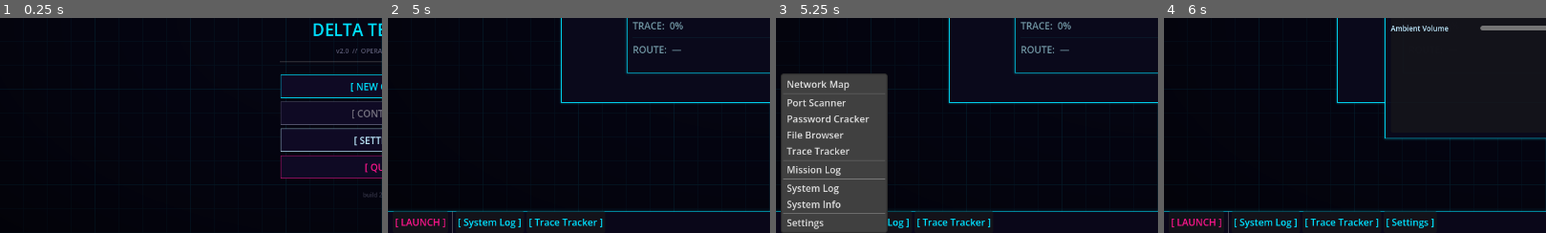
Above: before the commit, frames 1-4 (left to right).
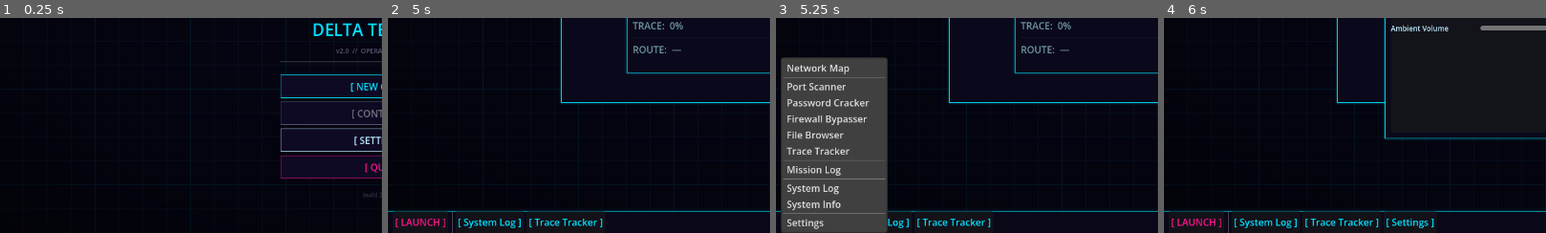
Above: after the commit, the same moments.

Repository: Sub-Xaero/Delta-Terminal-v2
Game: Godot game, scene res://scenes/main_menu.tscn
Same seed, same stepped clock (60 frames per second), same inputs: the game is played once before the commit and once after it.
Inputs (mouse positions are % of the whole screen's width and height, from its top left):
- Up to frame 1 (0.25 s): no input
- Up to frame 2 (5 s): click "[ NEW GAME ]" at 0.5 s; click (50, 69) at 1.27 s; type "12" at 1.35 s; click "[ CONFIRM ]" at 2 s; move the mouse to (72, 45) at 2.77 s; click (72, 45) at 2.92 s; tap Enter at 3.5 s; drag from (30, 55) to (45, 70) at 3.52 s; tap Space at 4.25 s; move the mouse to (60, 28) at 4.27 s; click (60, 28) at 4.42 s
- Up to frame 3 (5.25 s): click "[ LAUNCH ]" at 5 s
- Up to frame 4 (6 s): click "[ LAUNCH ]" at 5.75 s
The pictures show only the part of the screen within x 0-50%, y 50-100%; the shares and areas given below are measured in that part.

Frames 1-2 are identical in both runs. In frame 3, 3.4% of the frame differs, in the area x 1-30%, y 18-50%; in frame 4, nothing differs.

Commit message:
Add Firewall Bypasser tool (#13)
Implements two-phase breach mechanic: nodes with security >= 3 now require firewall bypass before password cracking. Adds dedicated probe animation, separate trace with faster rate, and firewall_bypassed signal to unlock password cracker once successful.

Diff:
--- a/scenes/desktop/desktop.gd
+++ b/scenes/desktop/desktop.gd
@@ -5,7 +5,8 @@
 
 const SystemLogScene       := preload("res://scenes/tools/system_log.tscn")
 const NetworkMapScene      := preload("res://scenes/tools/network_map.tscn")
-const PasswordCrackerScene := preload("res://scenes/tools/password_cracker.tscn")
+const PasswordCrackerScene  := preload("res://scenes/tools/password_cracker.tscn")
+const FirewallBypasserScene := preload("res://scenes/tools/firewall_bypasser.tscn")
 const PortScannerScene     := preload("res://scenes/tools/port_scanner.tscn")
 const TraceTrackerScene    := preload("res://scenes/tools/trace_tracker.tscn")
 const MissionLogScene      := preload("res://scenes/tools/mission_log.tscn")
@@ -40,6 +41,7 @@
 	context_menu.add_separator()
 	context_menu.add_item("Port Scanner", 5)
 	context_menu.add_item("Password Cracker", 1)
+	context_menu.add_item("Firewall Bypasser", 9)
 	context_menu.add_item("File Browser", 7)
 	context_menu.add_item("Trace Tracker", 2)
 	context_menu.add_separator()
@@ -91,6 +93,8 @@
 			window_manager.spawn_tool_window(MissionLogScene, "Mission Log")
 		7:
 			window_manager.spawn_tool_window(FileBrowserScene, "File Browser")
+		9:
+			window_manager.spawn_tool_window(FirewallBypasserScene, "Firewall Bypasser")
 		4:
 			var handle: String = GameManager.player_data.get("handle", "ghost")
 			EventBus.log_message.emit(
--- /dev/null
+++ b/scenes/tools/firewall_bypasser.gd
@@ -0,0 +1,221 @@
+class_name FirewallBypasser
+extends ToolWindow
+## Firewall bypass tool. Required before the Password Cracker on hardened nodes
+## (security >= 3). Runs a probe animation and a dedicated trace — trace advances
+## faster here than during cracking to add pressure. On success the node is added
+## to NetworkSim.bypassed_nodes, unlocking the Password Cracker.
+
+enum State { IDLE, NO_FIREWALL, READY, BYPASSING, SUCCESS, FAILED }
+
+const RULE_CHARS := "0123456789ABCDEF"
+const PROBE_COLS := 8
+const PROBE_ROWS := 3
+
+# ── Node refs ──────────────────────────────────────────────────────────────────
+@onready var status_label: Label         = $ContentArea/Margin/VBox/StatusLabel
+@onready var rule_grid:    RichTextLabel = $ContentArea/Margin/VBox/ProbePanel/ProbeMargin/RuleGrid
+@onready var bypass_pct:   Label         = $ContentArea/Margin/VBox/BypassPct
+@onready var bypass_bar:   ProgressBar   = $ContentArea/Margin/VBox/BypassBar
+@onready var action_btn:   Button        = $ContentArea/Margin/VBox/ActionBtn
+
+# ── State ──────────────────────────────────────────────────────────────────────
+var _state:            State = State.IDLE
+var _bypass_progress:  float = 0.0
+var _bypass_duration:  float = 0.0
+var _bypass_elapsed:   float = 0.0
+
+
+func _ready() -> void:
+	super._ready()
+	EventBus.network_connected.connect(_on_network_connected)
+	EventBus.network_disconnected.connect(_on_network_disconnected)
+	EventBus.trace_completed.connect(_on_trace_completed)
+	action_btn.pressed.connect(_on_action_pressed)
+	_setup_theme()
+	if NetworkSim.is_connected:
+		_on_network_connected(NetworkSim.connected_node_id)
+	else:
+		_update_ui()
+
+
+func _process(delta: float) -> void:
+	_update_rule_grid()
+	if _state != State.BYPASSING:
+		return
+	_bypass_elapsed   += delta
+	_bypass_progress   = minf(_bypass_elapsed / _bypass_duration, 1.0)
+	bypass_bar.value   = _bypass_progress * 100.0
+	bypass_pct.text    = "BYPASS:  %d%%" % roundi(_bypass_progress * 100.0)
+	if _bypass_progress >= 1.0:
+		_on_bypass_complete()
+
+
+# ── Rule grid animation ─────────────────────────────────────────────────────────
+# Bypassed rules: cyan.  Active probe rule: flashing amber.  Pending: dark/muted.
+
+func _update_rule_grid() -> void:
+	var total:      int = PROBE_COLS * PROBE_ROWS
+	var locked_cnt: int = int(_bypass_progress * float(total))
+	var t:          int = Time.get_ticks_msec()
+	var bb := ""
+	for i in total:
+		if i > 0 and i % PROBE_COLS == 0:
+			bb += "\n"
+		var ch: String
+		if i < locked_cnt:
+			# Bypassed rule — locked cyan
+			ch = RULE_CHARS[(i * 7 + 13) % RULE_CHARS.length()]
+			bb += "[color=#00E1FF]" + ch + "[/color] "
+		elif i == locked_cnt and _state == State.BYPASSING:
+			# Active probe — flashing amber
+			var flash: bool = (t / 150) % 2 == 0
+			ch = RULE_CHARS[(t / 60 + i * 5) % RULE_CHARS.length()]
+			var col: String = "#FFBF00" if flash else "#FF1580"
+			bb += "[color=" + col + "]" + ch + "[/color] "
+		else:
+			# Pending rule — dark muted
+			ch = RULE_CHARS[(t / 100 + i * 3) % RULE_CHARS.length()]
+			bb += "[color=#1A0D26]" + ch + "[/color] "
+	rule_grid.text = bb
+
+
+# ── Actions ─────────────────────────────────────────────────────────────────────
+
+func _on_action_pressed() -> void:
+	match _state:
+		State.READY:    _start_bypass()
+		State.BYPASSING: _abort_bypass()
+
+
+func _start_bypass() -> void:
+	var data:     Dictionary = NetworkSim.get_node_data(NetworkSim.connected_node_id)
+	var security: int        = data.get("security", 1)
+	_bypass_duration  = _bypass_time(security)
+	_bypass_elapsed   = 0.0
+	_bypass_progress  = 0.0
+	_state = State.BYPASSING
+	NetworkSim.start_trace(_trace_time(security))
+	EventBus.log_message.emit(
+		"Firewall probe initiated on %s" % data.get("ip", "?"), "warn"
+	)
+	_update_ui()
+
+
+func _abort_bypass() -> void:
+	_state           = State.READY
+	_bypass_progress = 0.0
+	_bypass_elapsed  = 0.0
+	bypass_bar.value = 0.0
+	bypass_pct.text  = "BYPASS:  0%"
+	EventBus.log_message.emit("Bypass aborted.", "warn")
+	_update_ui()
+
+
+func _on_bypass_complete() -> void:
+	_state = State.SUCCESS
+	var node_id := NetworkSim.connected_node_id
+	NetworkSim.bypass_node(node_id)
+	EventBus.tool_task_completed.emit("firewall_bypasser", node_id, true)
+	_update_ui()
+
+
+# ── EventBus handlers ───────────────────────────────────────────────────────────
+
+func _on_network_connected(node_id: String) -> void:
+	_bypass_progress = 0.0
+	_bypass_elapsed  = 0.0
+	bypass_bar.value = 0.0
+	if not NetworkSim.node_requires_bypass(node_id):
+		_state = State.NO_FIREWALL
+	elif node_id in NetworkSim.bypassed_nodes:
+		_state = State.SUCCESS
+	else:
+		_state = State.READY
+	_update_ui()
+
+
+func _on_network_disconnected() -> void:
+	_state           = State.IDLE
+	_bypass_progress = 0.0
+	_bypass_elapsed  = 0.0
+	bypass_bar.value = 0.0
+	bypass_pct.text  = "BYPASS:  0%"
+	_update_ui()
+
+
+func _on_trace_completed() -> void:
+	if _state != State.BYPASSING:
+		return
+	_state = State.FAILED
+	EventBus.log_message.emit("Trace complete — firewall locked out connection.", "error")
+	NetworkSim.disconnect_from_node()
+	_update_ui()
+
+
+# ── UI update ───────────────────────────────────────────────────────────────────
+
+func _update_ui() -> void:
+	match _state:
+		State.IDLE:
+			status_label.text = "NO ACTIVE CONNECTION"
+			status_label.add_theme_color_override("font_color", Color(0.35, 0.35, 0.45))
+			action_btn.text     = "INITIATE BYPASS"
+			action_btn.disabled = true
+		State.NO_FIREWALL:
+			var data: Dictionary = NetworkSim.get_node_data(NetworkSim.connected_node_id)
+			status_label.text = "NO FIREWALL DETECTED:  %s" % data.get("ip", "?")
+			status_label.add_theme_color_override("font_color", Color(0.75, 0.92, 1.0))
+			action_btn.text     = "NOT REQUIRED"
+			action_btn.disabled = true
+		State.READY:
+			var data: Dictionary = NetworkSim.get_node_data(NetworkSim.connected_node_id)
+			status_label.text = "FIREWALL ACTIVE:  %s  —  %s" % [
+				data.get("ip", "?"), data.get("name", "?")
+			]
+			status_label.add_theme_color_override("font_color", Color(1.0, 0.75, 0.0))
+			action_btn.text     = "INITIATE BYPASS"
+			action_btn.disabled = false
+		State.BYPASSING:
+			action_btn.text     = "ABORT"
+			action_btn.disabled = false
+		State.SUCCESS:
+			var data: Dictionary = NetworkSim.get_node_data(NetworkSim.connected_node_id)
+			status_label.text = "FIREWALL BYPASSED:  %s" % data.get("ip", "?")
+			status_label.add_theme_color_override("font_color", Color(0.0, 0.88, 1.0))
+			action_btn.text     = "ALREADY BYPASSED"
+			action_btn.disabled = true
+		State.FAILED:
+			status_label.text = "TRACE COMPLETE — DISCONNECTED"
+			status_label.add_theme_color_override("font_color", Color(1.0, 0.08, 0.55))
+			action_btn.text     = "INITIATE BYPASS"
+			action_btn.disabled = true
+
+
+# ── Theme ───────────────────────────────────────────────────────────────────────
+
+func _setup_theme() -> void:
+	var bypass_fill := StyleBoxFlat.new()
+	bypass_fill.bg_color = Color(1.0, 0.75, 0.0)
+	bypass_bar.add_theme_stylebox_override("fill", bypass_fill)
+	var bypass_bg := StyleBoxFlat.new()
+	bypass_bg.bg_color = Color(0.08, 0.06, 0.02)
+	bypass_bar.add_theme_stylebox_override("background", bypass_bg)
+
+	var panel_style := StyleBoxFlat.new()
+	panel_style.bg_color = Color(0.05, 0.02, 0.08)
+	panel_style.border_color = Color(1.0, 0.08, 0.55)
+	panel_style.set_border_width_all(1)
+	($ContentArea/Margin/VBox/ProbePanel as PanelContainer).add_theme_stylebox_override(
+		"panel", panel_style
+	)
+
+	bypass_pct.add_theme_color_override("font_color", Color(0.65, 0.55, 0.25))
+	action_btn.add_theme_color_override("font_color", Color(1.0, 0.75, 0.0))
+
+
+func _bypass_time(security: int) -> float:
+	return maxf(8.0, float(security) * 10.0)
+
+
+func _trace_time(security: int) -> float:
+	return maxf(5.0, float(security) * 8.0)
--- /dev/null
+++ b/scenes/tools/firewall_bypasser.tscn
@@ -0,0 +1,57 @@
+[gd_scene load_steps=3 format=3]
+
+[ext_resource type="PackedScene" uid="uid://ctwabcdef01234" path="res://scenes/desktop/tool_window.tscn" id="1_tw"]
+[ext_resource type="Script" path="res://scenes/tools/firewall_bypasser.gd" id="2_fb"]
+
+[node name="FirewallBypasser" instance=ExtResource("1_tw")]
+custom_minimum_size = Vector2(400, 310)
+script = ExtResource("2_fb")
+
+[node name="Margin" type="MarginContainer" parent="ContentArea"]
+layout_mode = 1
+anchor_right = 1.0
+anchor_bottom = 1.0
+theme_override_constants/margin_left = 10
+theme_override_constants/margin_top = 10
+theme_override_constants/margin_right = 10
+theme_override_constants/margin_bottom = 10
+
+[node name="VBox" type="VBoxContainer" parent="ContentArea/Margin"]
+layout_mode = 2
+theme_override_constants/separation = 8
+
+[node name="StatusLabel" type="Label" parent="ContentArea/Margin/VBox"]
+text = "NO ACTIVE CONNECTION"
+horizontal_alignment = 1
+
+[node name="Sep1" type="HSeparator" parent="ContentArea/Margin/VBox"]
+
+[node name="ProbePanel" type="PanelContainer" parent="ContentArea/Margin/VBox"]
+
+[node name="ProbeMargin" type="MarginContainer" parent="ContentArea/Margin/VBox/ProbePanel"]
+theme_override_constants/margin_left = 8
+theme_override_constants/margin_top = 8
+theme_override_constants/margin_right = 8
+theme_override_constants/margin_bottom = 8
+
+[node name="RuleGrid" type="RichTextLabel" parent="ContentArea/Margin/VBox/ProbePanel/ProbeMargin"]
+layout_mode = 2
+bbcode_enabled = true
+scroll_active = false
+fit_content = true
+text = ""
+
+[node name="BypassPct" type="Label" parent="ContentArea/Margin/VBox"]
+text = "BYPASS:  0%"
+
+[node name="BypassBar" type="ProgressBar" parent="ContentArea/Margin/VBox"]
+show_percentage = false
+value = 0
+
+[node name="Spacer" type="Control" parent="ContentArea/Margin/VBox"]
+custom_minimum_size = Vector2(0, 4)
+size_flags_vertical = 3
+
+[node name="ActionBtn" type="Button" parent="ContentArea/Margin/VBox"]
+text = "INITIATE BYPASS"
+disabled = true
--- a/scenes/tools/password_cracker.gd
+++ b/scenes/tools/password_cracker.gd
@@ -4,7 +4,7 @@
 ## by the Trace Tracker tool. Starts a trace via NetworkSim when cracking begins
 ## and reacts to trace_completed to detect failure.
 
-enum State { IDLE, READY, CRACKING, SUCCESS, FAILED }
+enum State { IDLE, FIREWALL_LOCKED, READY, CRACKING, SUCCESS, FAILED }
 
 const HEX_CHARS := "0123456789ABCDEF"
 const GRID_COLS := 8
@@ -29,6 +29,7 @@
 	EventBus.network_connected.connect(_on_network_connected)
 	EventBus.network_disconnected.connect(_on_network_disconnected)
 	EventBus.trace_completed.connect(_on_trace_completed)
+	EventBus.firewall_bypassed.connect(_on_firewall_bypassed)
 	action_btn.pressed.connect(_on_action_pressed)
 	_setup_theme()
 	if NetworkSim.is_connected:
@@ -112,10 +113,24 @@
 # ── EventBus handlers ──────────────────────────────────────────────────────────
 
 func _on_network_connected(node_id: String) -> void:
-	_state          = State.SUCCESS if node_id in NetworkSim.cracked_nodes else State.READY
 	_crack_progress = 0.0
 	_crack_elapsed  = 0.0
 	crack_bar.value = 0.0
+	if node_id in NetworkSim.cracked_nodes:
+		_state = State.SUCCESS
+	elif NetworkSim.node_requires_bypass(node_id) and node_id not in NetworkSim.bypassed_nodes:
+		_state = State.FIREWALL_LOCKED
+	else:
+		_state = State.READY
+	_update_ui()
+
+
+func _on_firewall_bypassed(node_id: String) -> void:
+	if _state != State.FIREWALL_LOCKED:
+		return
+	if node_id != NetworkSim.connected_node_id:
+		return
+	_state = State.READY
 	_update_ui()
 
 
@@ -145,6 +160,12 @@
 			status_label.text = "NO ACTIVE CONNECTION"
 			status_label.add_theme_color_override("font_color", Color(0.35, 0.35, 0.45))
 			action_btn.text     = "INITIATE CRACK"
+			action_btn.disabled = true
+		State.FIREWALL_LOCKED:
+			var data: Dictionary = NetworkSim.get_node_data(NetworkSim.connected_node_id)
+			status_label.text = "FIREWALL ACTIVE:  %s  —  bypass required" % data.get("ip", "?")
+			status_label.add_theme_color_override("font_color", Color(1.0, 0.75, 0.0))
+			action_btn.text     = "FIREWALL LOCKED"
 			action_btn.disabled = true
 		State.READY:
 			var data: Dictionary = NetworkSim.get_node_data(NetworkSim.connected_node_id)
--- a/scripts/autoloads/event_bus.gd
+++ b/scripts/autoloads/event_bus.gd
@@ -6,6 +6,7 @@
 signal network_connected(node_id: String)
 signal network_disconnected()
 signal bounce_chain_updated(chain: Array)
+signal firewall_bypassed(node_id: String)
 
 # ── Trace ─────────────────────────────────────────────────────────────────────
 signal trace_started(duration: float)
--- a/scripts/autoloads/network_sim.gd
+++ b/scripts/autoloads/network_sim.gd
@@ -10,6 +10,7 @@
 var bounce_chain: Array[String] = []   # ordered list of node ids routed through
 var is_connected: bool = false
 var cracked_nodes: Array[String] = []
+var bypassed_nodes: Array[String] = []
 
 # ── Trace state ───────────────────────────────────────────────────────────────
 var trace_active: bool = false
@@ -87,6 +88,21 @@
 	EventBus.log_message.emit(
 		"Access granted: %s  [%s]" % [nodes[node_id]["ip"], nodes[node_id]["name"]], "info"
 	)
+
+
+func bypass_node(node_id: String) -> void:
+	if node_id in bypassed_nodes:
+		return
+	bypassed_nodes.append(node_id)
+	EventBus.firewall_bypassed.emit(node_id)
+	EventBus.log_message.emit(
+		"Firewall bypassed: %s  [%s]" % [nodes[node_id]["ip"], nodes[node_id]["name"]], "warn"
+	)
+
+
+func node_requires_bypass(node_id: String) -> bool:
+	var data: Dictionary = get_node_data(node_id)
+	return data.get("security", 0) >= 3 or data.get("has_firewall", false)
 
 
 # ── Node data ─────────────────────────────────────────────────────────────────
